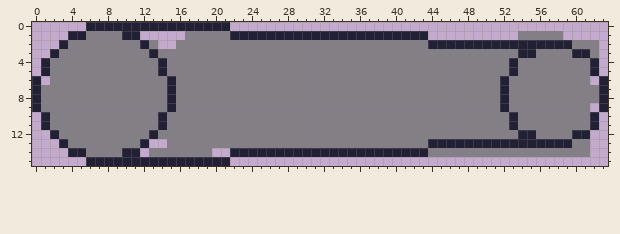
Two versions of one pixel-art file, assets/perry_pinball/paddle.aseprite. Above is the file before it was changed.
64x16 pixels, 1 frame.
The same view after the edit:
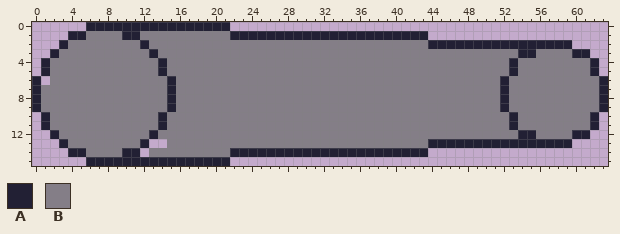
Palette (. is transparent): A #222034  B #847e87
Change:
layer "Flattened" added
layer "Layer 1" removed
@@ x 0..63 @@
  0 ......AAAAAAAAAAAAAAAA..........................................
- 1 ....AABBBBAA.....BBBBBAAAAAAAAAAAAAAAAAAAAAA..........BBBBB.....
- 2 ...ABBBBBBBBAB..BBBBBBBBBBBBBBBBBBBBBBBBBBBBAAAAAAAAAAAAAAAABBB.
- 3 ..ABBBBBBBBBBABBBBBBBBBBBBBBBBBBBBBBBBBBBBBBBBBBBBBBBBAABBBBAAB.
+ 1 ....AABBBBAABBBBBBBBBBAAAAAAAAAAAAAAAAAAAAAA....................
+ 2 ...ABBBBBBBBABBBBBBBBBBBBBBBBBBBBBBBBBBBBBBBAAAAAAAAAAAAAAAA....
+ 3 ..ABBBBBBBBBBABBBBBBBBBBBBBBBBBBBBBBBBBBBBBBBBBBBBBBBBAABBBBAA..
  4 .ABBBBBBBBBBBBABBBBBBBBBBBBBBBBBBBBBBBBBBBBBBBBBBBBBBABBBBBBBBA.
  5 .ABBBBBBBBBBBBABBBBBBBBBBBBBBBBBBBBBBBBBBBBBBBBBBBBBBABBBBBBBBA.
- 6 A.BBBBBBBBBBBBBABBBBBBBBBBBBBBBBBBBBBBBBBBBBBBBBBBBBABBBBBBBBB.A
+ 6 A.BBBBBBBBBBBBBABBBBBBBBBBBBBBBBBBBBBBBBBBBBBBBBBBBBABBBBBBBBBBA
  7 ABBBBBBBBBBBBBBABBBBBBBBBBBBBBBBBBBBBBBBBBBBBBBBBBBBABBBBBBBBBBA
  8 ABBBBBBBBBBBBBBABBBBBBBBBBBBBBBBBBBBBBBBBBBBBBBBBBBBABBBBBBBBBBA
- 9 ABBBBBBBBBBBBBBABBBBBBBBBBBBBBBBBBBBBBBBBBBBBBBBBBBBABBBBBBBBB.A
+ 9 ABBBBBBBBBBBBBBABBBBBBBBBBBBBBBBBBBBBBBBBBBBBBBBBBBBABBBBBBBBBBA
 10 .ABBBBBBBBBBBBABBBBBBBBBBBBBBBBBBBBBBBBBBBBBBBBBBBBBBABBBBBBBBA.
@@ x 0..63 @@
 12 ..ABBBBBBBBBBABBBBBBBBBBBBBBBBBBBBBBBBBBBBBBBBBBBBBBBBAABBBBAA..
-13 ...ABBBBBBBBA..BBBBBBBBBBBBBBBBBBBBBBBBBBBBBAAAAAAAAAAAAAAAABB..
-14 ....AABBBBAA.BBBBBBB..AAAAAAAAAAAAAAAAAAAAAABBBBBBBBBBBBBBBBBB..
+13 ...ABBBBBBBBA..BBBBBBBBBBBBBBBBBBBBBBBBBBBBBAAAAAAAAAAAAAAAA....
+14 ....AABBBBAA.BBBBBBBBBAAAAAAAAAAAAAAAAAAAAAA....................
 15 ......AAAAAAAAAAAAAAAA..........................................
Where, in picture pixels (left, top, right, bottom), the same in both pictures:
added: (140, 31, 185, 49)
changed: (428, 31, 599, 157)
added: (212, 148, 230, 157)
